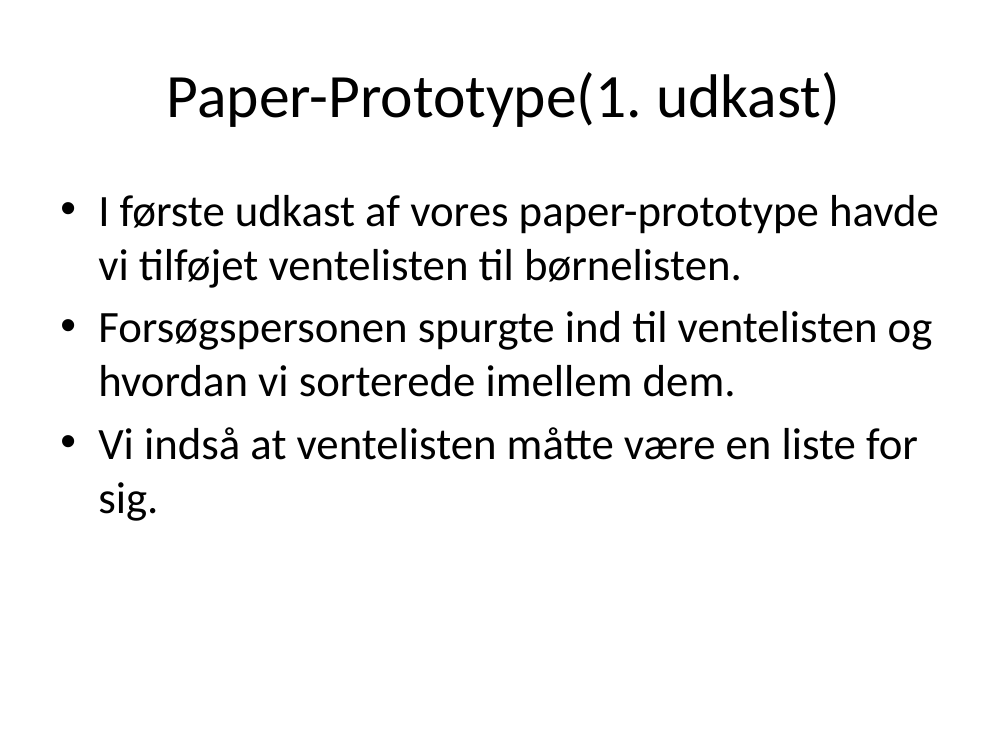
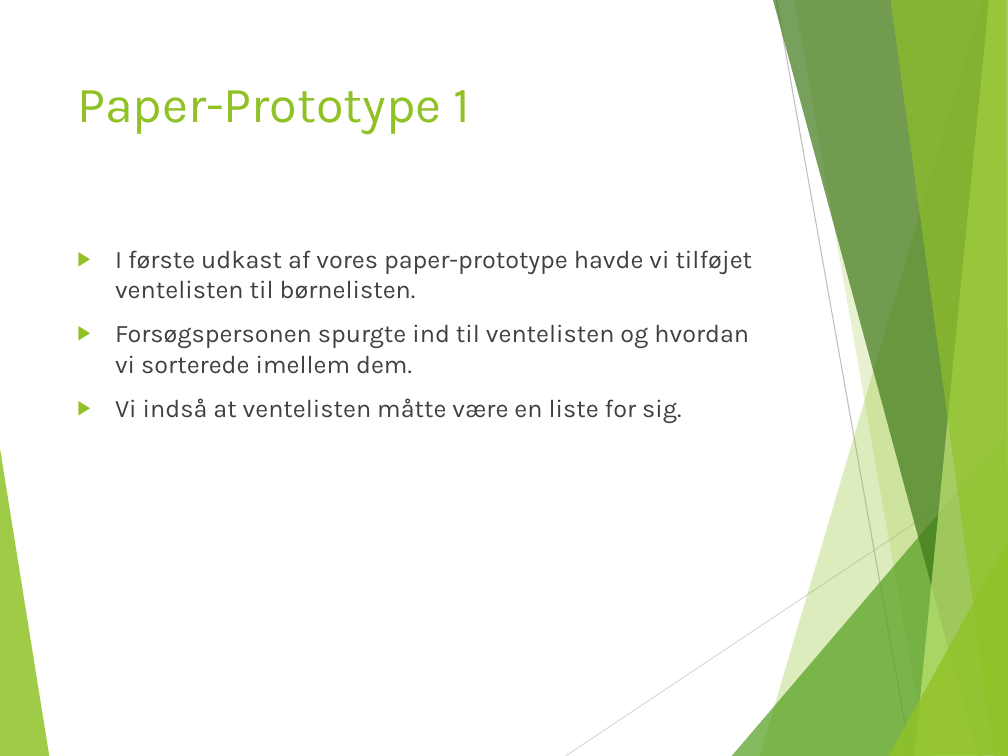
Before and after one commit to anderslatif/RoskildeFrieBornehave, a slide deck: slide 3 of Dias.pptx (slide 2 before the commit). Drawn at 1008x756 pixels with LibreOffice and Linux fonts; fonts in the diff are those of the drawing; background and template pictures are left out. Boxes give left, top, right and bottom in pixels: in the first picture for what was removed or moved away, otherwise in the second. Text is boxed around its words. In the diff, an @@ line names an element or a change of style, - is before the commit and + after.

```diff
--- a/Dias.pptx
+++ b/Dias.pptx
@@ title "Paper-Prototype 1" at [77,90,471,135]: vertical alignment middle to top @@
@@ title at [77,90,471,135]: text changed; size 44 to 36 pt; font Calibri to Karla; text colour #000000 to #90C226 @@
-Paper-Prototype(1. udkast)
+Paper-Prototype 1
@@ text "I første udkast af vores ...": place and size @@
-text "I første udkast af vores ..." at [98,195,939,521]
+text "I første udkast af vores ..." at [115,250,753,423]
@@ text "I første udkast af vores ..." at [115,250,753,423]: size 32 to 18 pt, font Calibri to Karla, text colour #000000 to #404040; bullet • to ▶; more space between paragraphs @@
@@ group added at [0,0,1008,756]: 8 freeform shapes, 2 lines @@
```
Also in this commit, not shown: 3 other slides changed, 4 slides added.
